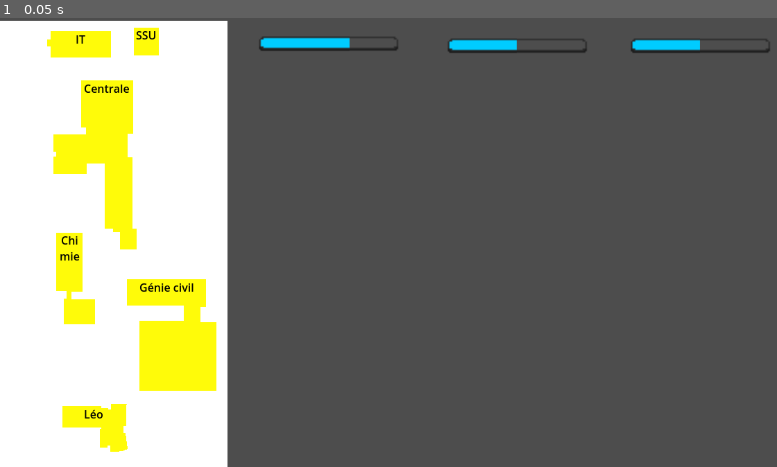
Above: before the commit, frame 1.
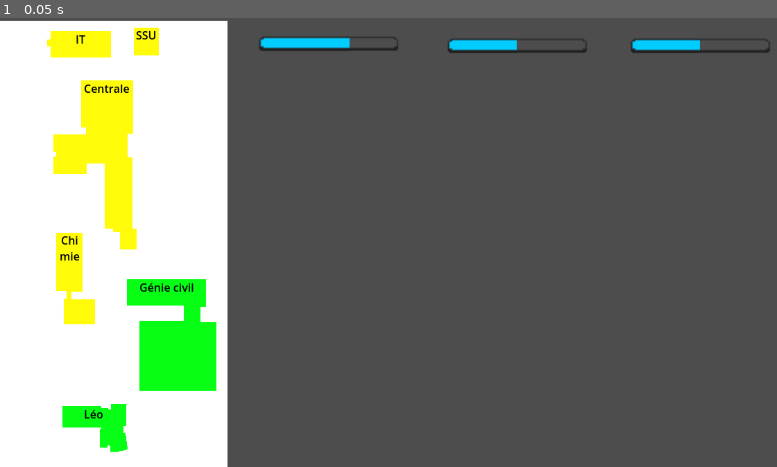
Above: after the commit, the same moment.

Repository: Spidermatou/The-Schu-Man
Game: Godot game, scene res://scenes/manager/manager.tscn
The game is run twice, just before and just after one commit, with the same random seed, the same clock (stepped at 60 frames per second) and the same inputs. The engine's default icon, where the game draws it, is replaced by a stand-in: a white triangle on a blue panel in a dark square.
Inputs:
- Up to frame 1 (0.05 s): no input

The runs differ from the first frame. In frame 1, 2.8% of the frame differs, in the area x 7-28%, y 58-97%.

Commit message:
manager set default values

Diff:
--- a/The Schu-Man/scenes/manager/manager.gd
+++ b/The Schu-Man/scenes/manager/manager.gd
@@ -83,6 +83,9 @@
 	_internGauge.hideVariation()
 	_centralGauge.hideVariation()
 
+	# according to scenario
+	_campus.setHealth(_campus.buildings.CIVILENGINEERING, 100)
+	_campus.setHealth(_campus.buildings.LEO, 80)
 
 	# test
 	var g = $GaugeFinance
